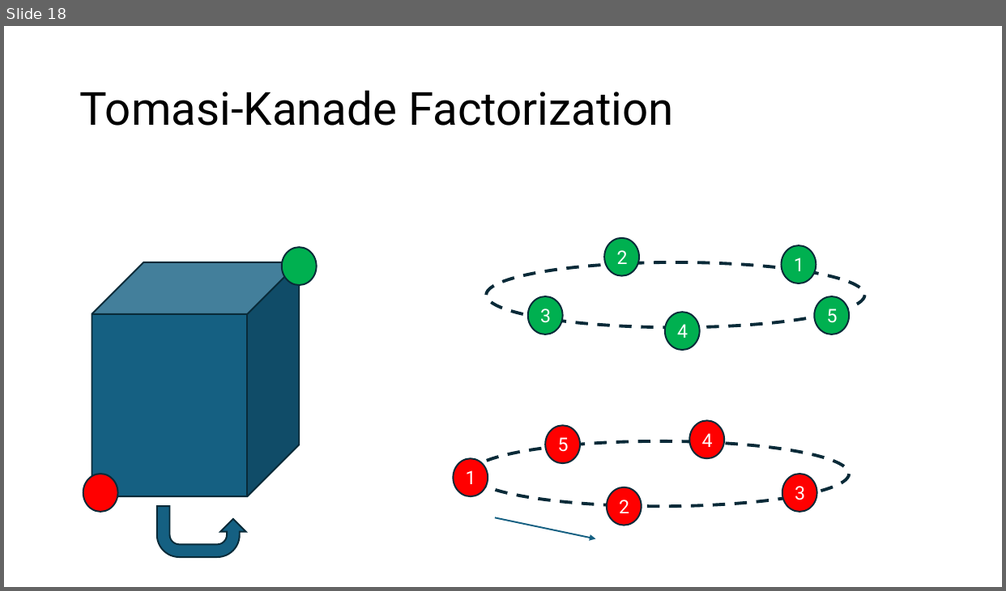
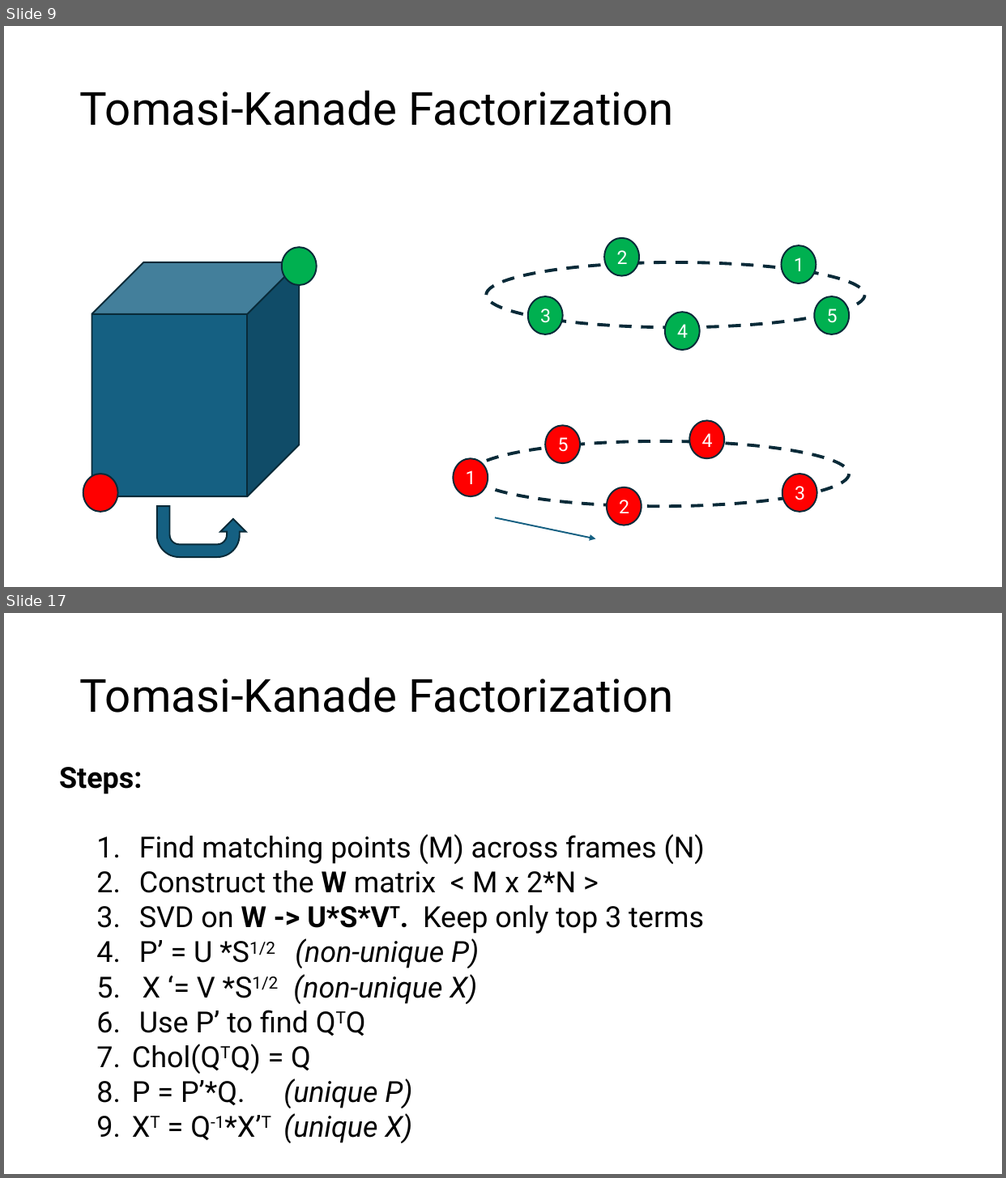
Before and after one commit to SSOE-ECE1390/LecturePowerPoints, a slide deck: ECE1390_Lecture15.pptx. Shown one above the other, each under a label of ours: slide 18 before the commit, slides 9 and 17 after it; the slides between them are not shown. The pictures are 1006x591 and 1006x1178 pixels, drawn with LibreOffice and Linux fonts; fonts in the diff are those of the drawing. Boxes give left, top, right and bottom in pixels: in the first picture for what was removed or moved away, otherwise in the second. Text is boxed around its words. In the diff, an @@ line names an element or a change of style, - is before the commit and + after.

```diff
--- a/ECE1390_Lecture15.pptx
+++ b/ECE1390_Lecture15.pptx
@@ slide 17 added at bbox=[4, 613, 1002, 1174], background #FFFFFF @@
@@ title added at bbox=[80, 677, 674, 713], 44 pt, text #000000 @@
+Tomasi-Kanade Factorization
@@ text added at bbox=[59, 767, 705, 1144], 28 pt, text #000000 @@
+Steps:
+  1. Find matching points (M) across frames (N)
+  2. Construct the W matrix < M x 2*N >
+  3. SVD on W -> U*S*VT. Keep only top 3 terms
+  4. P’ = U *S1/2 (non-unique P)
+  5. X ‘= V *S1/2 (non-unique X)
+  6. Use P’ to find QTQ
+  7. Chol(QTQ) = Q
+  8. P = P’*Q. (unique P)
+  9. XT = Q-1*X’T (unique X)
@@ what was slide 18 is now slide 9 @@
```
Also in this commit, not shown: 4 slides changed, 28 other slides added, 31 slides removed, 1 other file.
